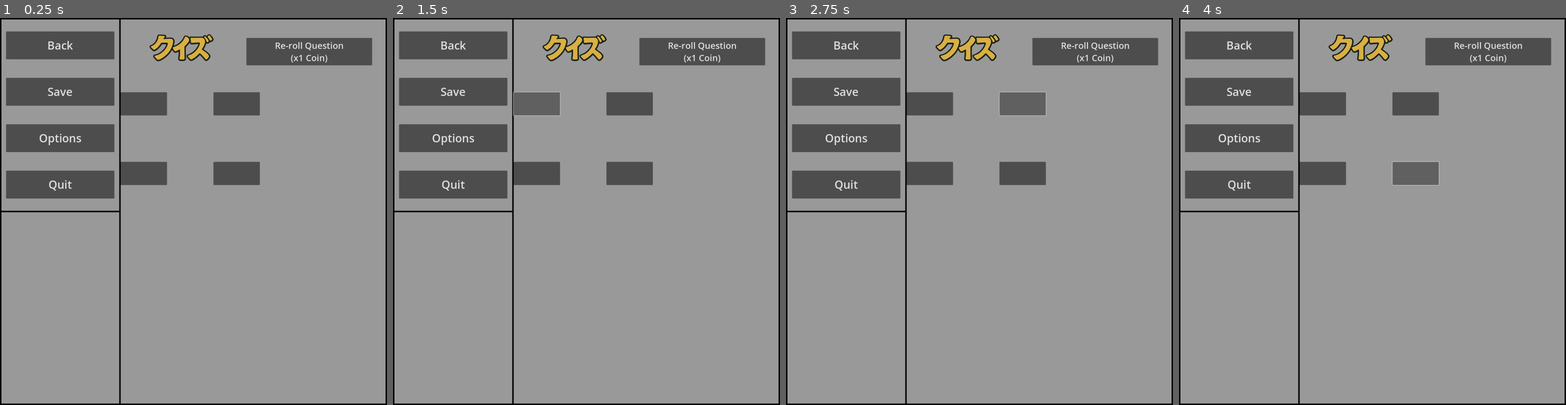
Above: before the commit, frames 1-4 (left to right).
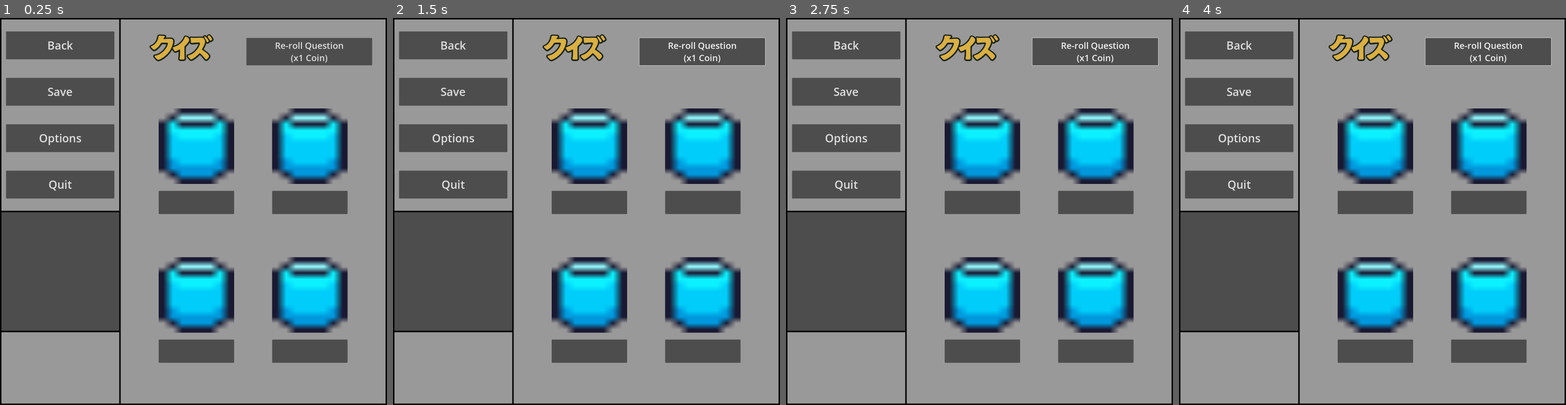
Above: after the commit, the same moments.

Repository: Izendi/egg_friend
Game: Godot game, scene res://assets/scenes/node_quiz.tscn
Two runs of this game, one before a commit and one after it. Both use one fixed random seed, a clock stepped at 60 frames per second and the inputs below. This scene is started directly instead of the project's main scene.
Inputs (mouse positions are in pixels of both pictures, inside the frame that each line leads up to):
- Up to frame 1 (0.25 s): no input
- Up to frame 2 (1.5 s): click "Re-roll Question (x1 Coin)" at 0.5 s; click (536, 103) at 1.27 s
- Up to frame 3 (2.75 s): click (1022, 103) at 2.02 s
- Up to frame 4 (4 s): click (1322, 172) at 2.77 s; click (1415, 172) at 3.52 s

The runs differ from the first frame. In frame 1, 31% of the frame differs, in the area x 0-90%, y 19-90%; in frame 2, 31%, in the area x 0-97%, y 5-90%; in frame 3, 31%; in frame 4, 31%.
Error in both runs: Attempt to call function 'store_string' in base 'null instance' on a null instance. (res://assets/scripts/GLOBAL.gd:83)

Commit message:
more shop menu setup complete

Diff:
--- a/assets/scenes/node_quiz.tscn
+++ b/assets/scenes/node_quiz.tscn
@@ -1,7 +1,8 @@
-[gd_scene load_steps=6 format=3 uid="uid://lamvkbimis6w"]
+[gd_scene load_steps=8 format=3 uid="uid://lamvkbimis6w"]
 
 [ext_resource type="Script" uid="uid://cwusy35w7w5q0" path="res://assets/scripts/node_quiz.gd" id="1_1x316"]
 [ext_resource type="Texture2D" uid="uid://b2iav5sent5m7" path="res://assets/sprites/logos/quiz_nihongo-removebg-preview.png" id="2_eij6y"]
+[ext_resource type="Texture2D" uid="uid://bmwcakyripy3v" path="res://assets/sprites/energy_cell.png" id="3_y4n6b"]
 
 [sub_resource type="StyleBoxFlat" id="StyleBoxFlat_kf13m"]
 border_width_left = 6
@@ -18,6 +19,13 @@
 border_color = Color(0, 0, 0, 1)
 
 [sub_resource type="StyleBoxFlat" id="StyleBoxFlat_eij6y"]
+border_width_left = 6
+border_width_top = 3
+border_width_right = 3
+border_width_bottom = 3
+border_color = Color(0, 0, 0, 1)
+
+[sub_resource type="StyleBoxFlat" id="StyleBoxFlat_y4n6b"]
 border_width_left = 6
 border_width_top = 3
 border_width_right = 3
@@ -72,7 +80,7 @@
 theme_override_font_sizes/font_size = 48
 text = "Quit"
 
-[node name="Control" type="Control" parent="CanvasLayer"]
+[node name="Control_Whole_Screen" type="Control" parent="CanvasLayer"]
 visible = false
 layout_mode = 3
 anchors_preset = 15
@@ -129,45 +137,109 @@
 offset_right = 1144.0
 offset_bottom = 1602.0
 
-[node name="GridContainer" type="GridContainer" parent="CanvasLayer/PanelContainer_question_control_menu/Control_question_menu/Control"]
-layout_mode = 0
-offset_right = 1144.0
-offset_bottom = 1288.0
-theme_override_constants/h_separation = 200
-theme_override_constants/v_separation = 200
-columns = 2
-
-[node name="Button" type="Button" parent="CanvasLayer/PanelContainer_question_control_menu/Control_question_menu/Control/GridContainer"]
-custom_minimum_size = Vector2(200, 100)
-layout_mode = 2
-
-[node name="Button2" type="Button" parent="CanvasLayer/PanelContainer_question_control_menu/Control_question_menu/Control/GridContainer"]
-custom_minimum_size = Vector2(200, 100)
-layout_mode = 2
-
-[node name="Button3" type="Button" parent="CanvasLayer/PanelContainer_question_control_menu/Control_question_menu/Control/GridContainer"]
-custom_minimum_size = Vector2(200, 100)
-layout_mode = 2
-
-[node name="Button4" type="Button" parent="CanvasLayer/PanelContainer_question_control_menu/Control_question_menu/Control/GridContainer"]
-custom_minimum_size = Vector2(200, 100)
-layout_mode = 2
-
-[node name="PanelContainer" type="PanelContainer" parent="CanvasLayer"]
+[node name="Control" type="Control" parent="CanvasLayer/PanelContainer_question_control_menu/Control_question_menu/Control"]
+anchors_preset = 0
+offset_left = 164.0
+offset_top = 70.0
+offset_right = 489.0
+offset_bottom = 527.0
+
+[node name="TextureRect" type="TextureRect" parent="CanvasLayer/PanelContainer_question_control_menu/Control_question_menu/Control/Control"]
+layout_mode = 0
+offset_right = 325.0
+offset_bottom = 325.0
+texture = ExtResource("3_y4n6b")
+
+[node name="Button" type="Button" parent="CanvasLayer/PanelContainer_question_control_menu/Control_question_menu/Control/Control"]
+custom_minimum_size = Vector2(325, 100)
+layout_mode = 0
+offset_top = 355.0
+offset_right = 325.0
+offset_bottom = 455.0
+
+[node name="Control3" type="Control" parent="CanvasLayer/PanelContainer_question_control_menu/Control_question_menu/Control"]
+layout_mode = 3
+anchors_preset = 0
+offset_left = 164.0
+offset_top = 711.0
+offset_right = 489.0
+offset_bottom = 1168.0
+
+[node name="TextureRect" type="TextureRect" parent="CanvasLayer/PanelContainer_question_control_menu/Control_question_menu/Control/Control3"]
+layout_mode = 0
+offset_right = 325.0
+offset_bottom = 325.0
+texture = ExtResource("3_y4n6b")
+
+[node name="Button" type="Button" parent="CanvasLayer/PanelContainer_question_control_menu/Control_question_menu/Control/Control3"]
+custom_minimum_size = Vector2(325, 100)
+offset_top = 355.0
+offset_right = 325.0
+offset_bottom = 455.0
+
+[node name="Control2" type="Control" parent="CanvasLayer/PanelContainer_question_control_menu/Control_question_menu/Control"]
+layout_mode = 3
+anchors_preset = 0
+offset_left = 653.0
+offset_top = 70.0
+offset_right = 978.0
+offset_bottom = 527.0
+
+[node name="TextureRect" type="TextureRect" parent="CanvasLayer/PanelContainer_question_control_menu/Control_question_menu/Control/Control2"]
+layout_mode = 0
+offset_right = 325.0
+offset_bottom = 325.0
+texture = ExtResource("3_y4n6b")
+
+[node name="Button" type="Button" parent="CanvasLayer/PanelContainer_question_control_menu/Control_question_menu/Control/Control2"]
+custom_minimum_size = Vector2(325, 100)
+offset_top = 355.0
+offset_right = 325.0
+offset_bottom = 455.0
+
+[node name="Control4" type="Control" parent="CanvasLayer/PanelContainer_question_control_menu/Control_question_menu/Control"]
+layout_mode = 3
+anchors_preset = 0
+offset_left = 653.0
+offset_top = 711.0
+offset_right = 978.0
+offset_bottom = 1168.0
+
+[node name="TextureRect" type="TextureRect" parent="CanvasLayer/PanelContainer_question_control_menu/Control_question_menu/Control/Control4"]
+layout_mode = 0
+offset_right = 325.0
+offset_bottom = 325.0
+texture = ExtResource("3_y4n6b")
+
+[node name="Button" type="Button" parent="CanvasLayer/PanelContainer_question_control_menu/Control_question_menu/Control/Control4"]
+custom_minimum_size = Vector2(325, 100)
+offset_top = 355.0
+offset_right = 325.0
+offset_bottom = 455.0
+
+[node name="PanelContainer_ef_display" type="PanelContainer" parent="CanvasLayer"]
 anchors_preset = 15
 anchor_right = 1.0
 anchor_bottom = 1.0
 offset_top = 834.0
+offset_right = -1151.0
+offset_bottom = -317.0
+grow_horizontal = 2
+grow_vertical = 2
+theme_override_styles/panel = SubResource("StyleBoxFlat_eij6y")
+
+[node name="SubViewportContainer" type="SubViewportContainer" parent="CanvasLayer/PanelContainer_ef_display"]
+layout_mode = 2
+
+[node name="SubViewport" type="SubViewport" parent="CanvasLayer/PanelContainer_ef_display/SubViewportContainer"]
+size = Vector2i(508, 511)
+
+[node name="PanelContainer_ef_info" type="PanelContainer" parent="CanvasLayer"]
+anchors_preset = 15
+anchor_right = 1.0
+anchor_bottom = 1.0
+offset_top = 1351.0
 offset_right = -1151.0
 grow_horizontal = 2
 grow_vertical = 2
-theme_override_styles/panel = SubResource("StyleBoxFlat_eij6y")
-
-[node name="Control_ef_display" type="Control" parent="CanvasLayer/PanelContainer"]
-layout_mode = 2
-
-[node name="TextureRect" type="TextureRect" parent="CanvasLayer/PanelContainer/Control_ef_display"]
-custom_minimum_size = Vector2(508, 825)
-layout_mode = 0
-offset_right = 40.0
-offset_bottom = 40.0
+theme_override_styles/panel = SubResource("StyleBoxFlat_y4n6b")
